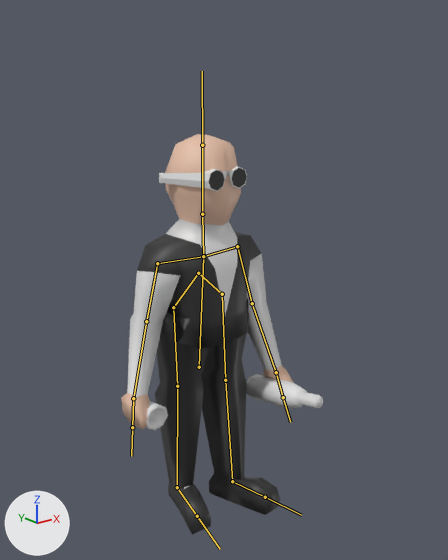
An edit to the FBX model Assets/Models/LowPolyCharacter_BarTender.fbx, drawn before and after from the same camera.
Before and after are seen from a camera (50 mm lens) standing at (-1.306, -1.845, 1.585) and looking at (-0.025, -0.244, 0.944). Lighting does not change. The marker at lower left points along +X, +Y and +Z. Both versions are drawn at frame 10 of the action 'Armature|Walking'; the numbers are the values there. The bones that bend it are drawn over the model as lines.

The first picture shows 'Body', 'Bottle', 'Glass'.
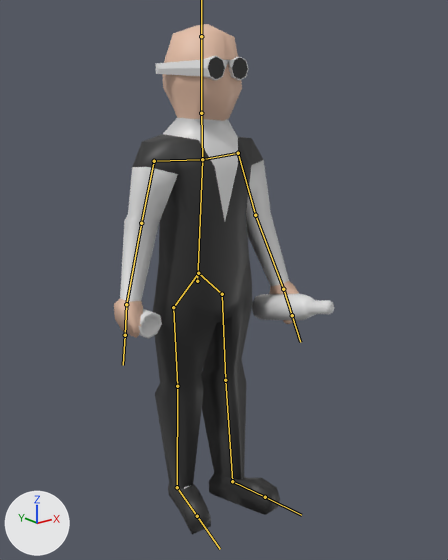
Boxes (x1, y1, x2, y2) around the edits, measured in the pictures (448 x 560 px):
'Body', posed (8% wider, 27% taller): before (121, 134, 293, 534); after (114, 24, 299, 534)
'Bottle', posed (6% wider, 20% shorter): before (246, 374, 323, 408); after (252, 294, 334, 321)
'Glass', posed: before (146, 401, 168, 430); after (139, 309, 162, 339)
bone 'Torso', root to tip: before (199, 367) to (203, 256); after (197, 281) to (202, 159)
bone 'UpperArm.L', root to tip: before (237, 246) to (252, 303); after (238, 153) to (255, 215)
bone 'UpperArm.R', root to tip: before (157, 263) to (146, 321); after (154, 161) to (141, 223)

What the commit changed:
Bone 'Torso' (bone_torso) moves from (0.009, -0.375, 0.02) to (0.001, -0.032, 0.002).
Bone 'UpperArm.L' (bone_upperarm_l) turns from (-81, -11, -1) to (-81, -14, -1) degrees about its own x, y and z.
Bone 'UpperArm.R' (bone_upperarm_r) turns from (-79, -2, 4) to (-79, -4, 3) degrees about its own x, y and z.
